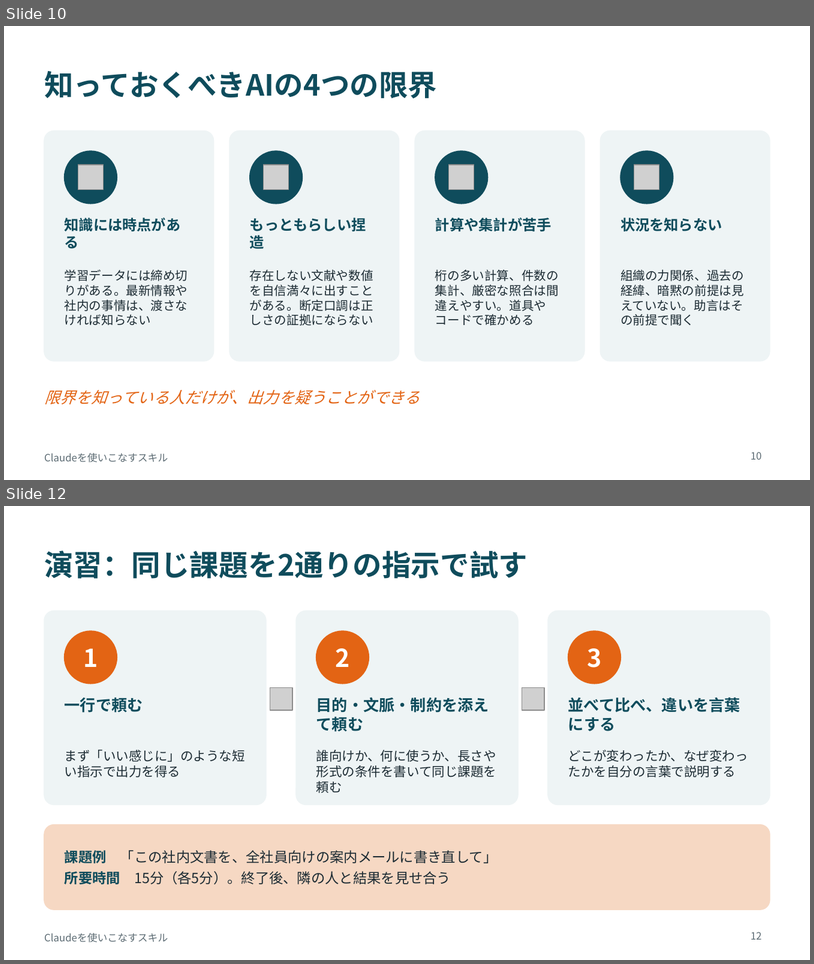
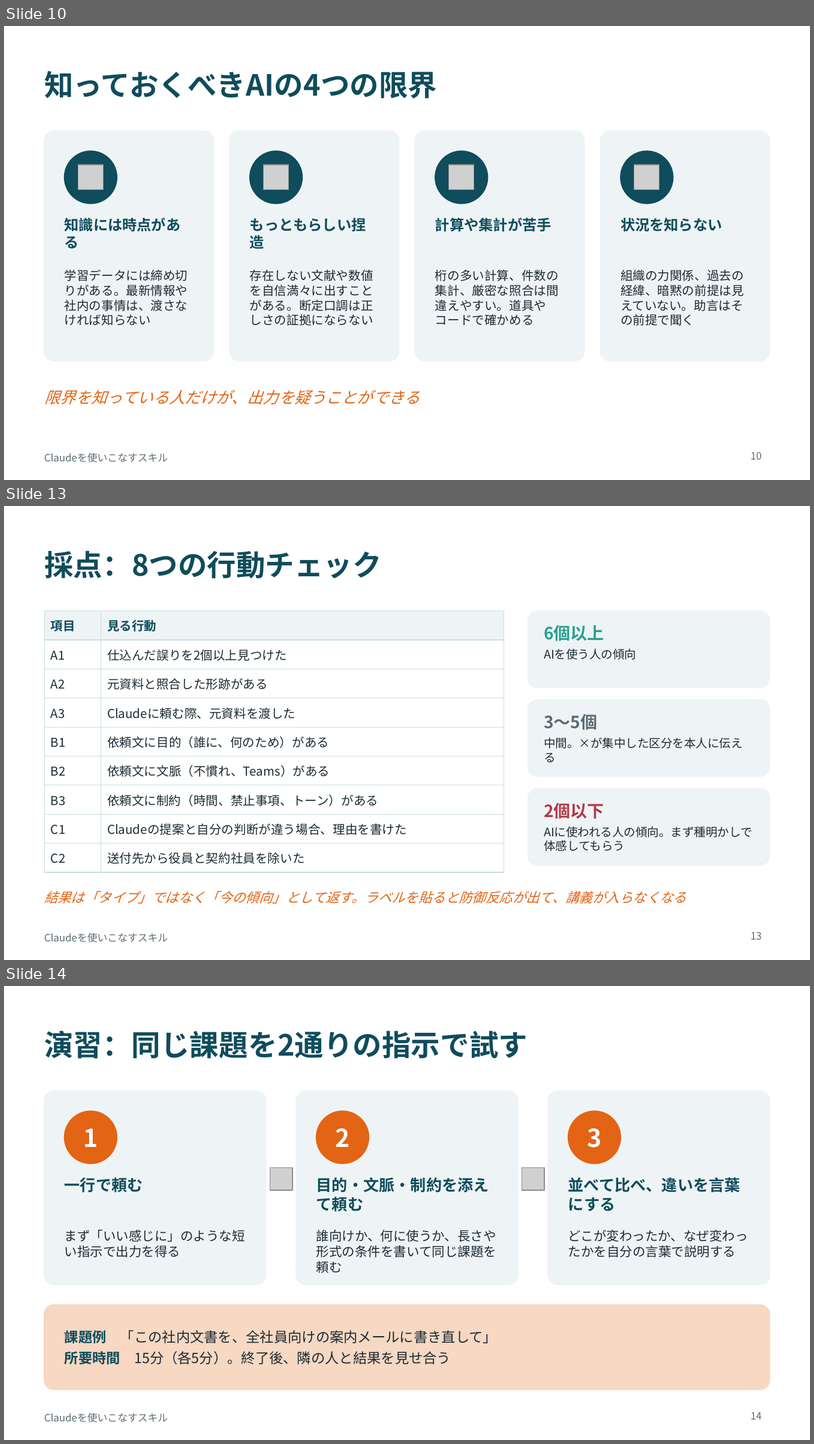
Before and after one commit to moto-k77/hello-world, a slide deck: claude-skills-lecture.pptx. Shown one above the other, each under a label of ours: slides 10 and 12 before the commit, slides 10, 13 and 14 after it; the slides between them are not shown. The pictures are 814x964 and 814x1444 pixels, drawn with LibreOffice and Linux fonts; fonts in the diff are those of the drawing; grey boxes stand for pictures. Boxes give left, top, right and bottom in pixels: in the first picture for what was removed or moved away, otherwise in the second. Text is boxed around its words. In the diff, an @@ line names an element or a change of style, - is before the commit and + after.

```diff
--- a/claude-skills-lecture.pptx
+++ b/claude-skills-lecture.pptx
@@ slide 13 added at [4,506,810,960], background #FFFFFF; not listed: 1 template element that a slide beside it also shows @@
@@ title added at [44,550,382,579], 26 pt, text #0F4C5C, bold @@
+採点：8つの行動チェック
@@ table added at [44,611,504,866], 9 rows, 2 columns @@
+項目 | 見る行動
+A1 | 仕込んだ誤りを2個以上見つけた
+A2 | 元資料と照合した形跡がある
+A3 | Claudeに頼む際、元資料を渡した
+B1 | 依頼文に目的（誰に、何のため）がある
+B2 | 依頼文に文脈（不慣れ、Teams）がある
+B3 | 依頼文に制約（時間、禁止事項、トーン）がある
+C1 | Claudeの提案と自分の判断が違う場合、理由を書けた
+C2 | 送付先から役員と契約社員を除いた
@@ rounded rectangle added at [528,611,770,687], fill #EEF4F5, outline #EEF4F5 1 pt @@
@@ text added at [544,625,604,641], 15 pt, text #2A9D8F, bold @@
+6個以上
@@ text added at [544,648,636,660], 10.5 pt, text #1C2B33 @@
+AIを使う人の傾向
@@ rounded rectangle added at [528,700,770,776], fill #EEF4F5, outline #EEF4F5 1 pt @@
@@ text added at [544,714,597,730], 15 pt, text #5C6B73, bold @@
+3〜5個
@@ text added at [544,737,743,762], 10.5 pt, text #1C2B33 @@
+中間。×が集中した区分を本人に伝える
@@ rounded rectangle added at [528,788,770,865], fill #EEF4F5, outline #EEF4F5 1 pt @@
@@ text added at [544,802,604,819], 15 pt, text #B23A48, bold @@
+2個以下
@@ text added at [544,826,752,851], 10.5 pt, text #1C2B33 @@
+AIに使われる人の傾向。まず種明かしで体感してもらう
@@ text added at [44,891,687,903], 12 pt, text #E36414, italic @@
+結果は「タイプ」ではなく「今の傾向」として返す。ラベルを貼ると防御反応が出て、講義が入らなくなる
@@ page number added at [751,931,762,939], 9 pt, text #5C6B73 @@
+13
@@ what was slide 12 is now slide 14 @@
@@ page number at [751,1411,762,1419]: text changed @@
-12
+14
```
Also in this commit, not shown: 2 slides changed, 1 other slide added, 2 other files.
